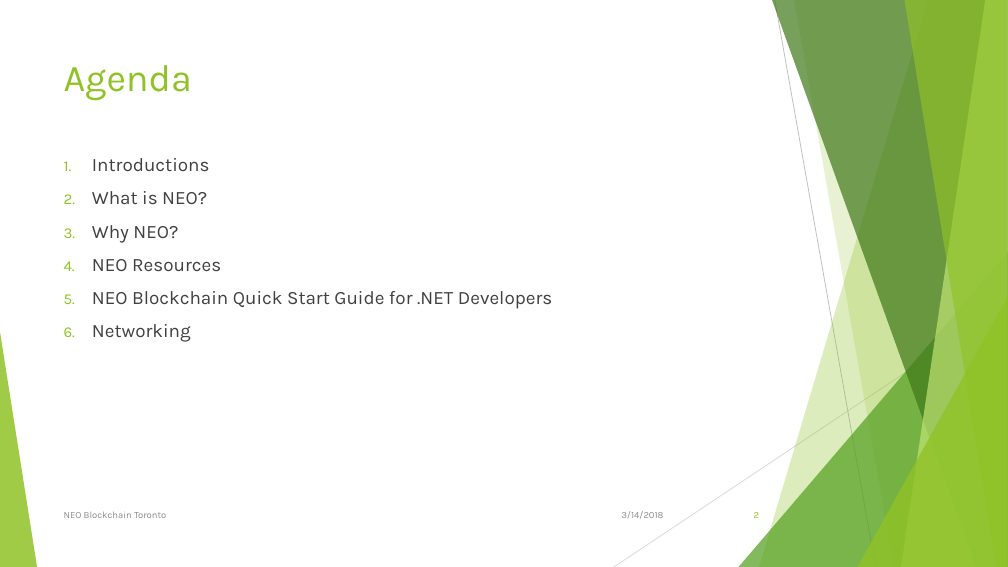
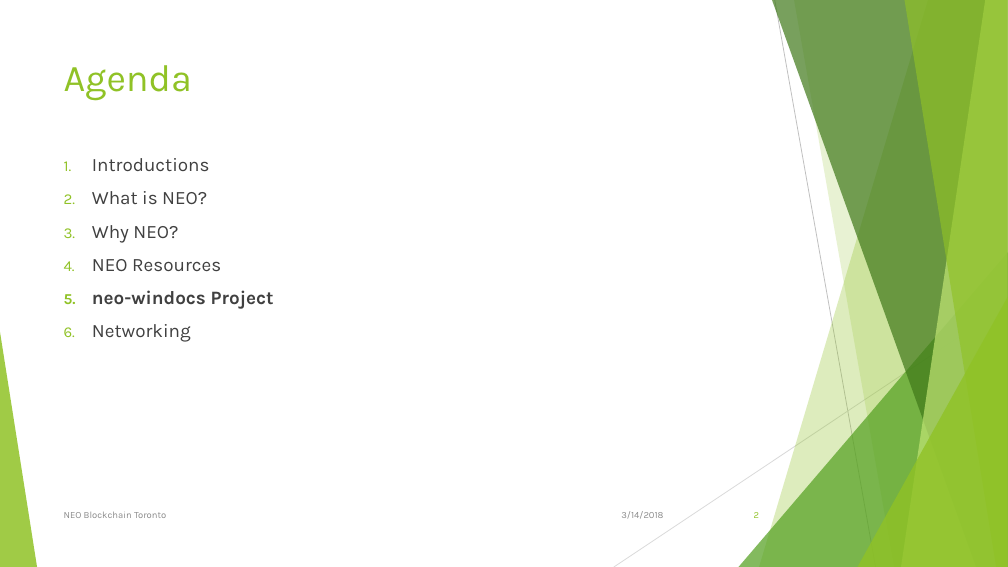
Before and after one commit to mwherman2000/neo-windocs, a slide deck: slide 2 of events/2018-neo-blockchain-toronto/NEO Blockchain-Toronto-20180314 Meetup.pptx. Drawn at 1008x567 pixels with LibreOffice and Linux fonts; fonts in the diff are those of the drawing. Boxes give left, top, right and bottom in pixels: in the first picture for what was removed or moved away, otherwise in the second. Text is boxed around its words. In the diff, an @@ line names an element or a change of style, - is before the commit and + after.

```diff
--- a/events/2018-neo-blockchain-toronto/NEO Blockchain-Toronto-20180314 Meetup.pptx
+++ b/events/2018-neo-blockchain-toronto/NEO Blockchain-Toronto-20180314 Meetup.pptx
@@ text at [92, 290, 274, 309]: text changed; bold on @@
-5. NEO Blockchain Quick Start Guide for .NET Developers
+5. neo-windocs Project
```
Also in this commit, not shown: 2 other slides changed, 5 slides added, 7 other files.
